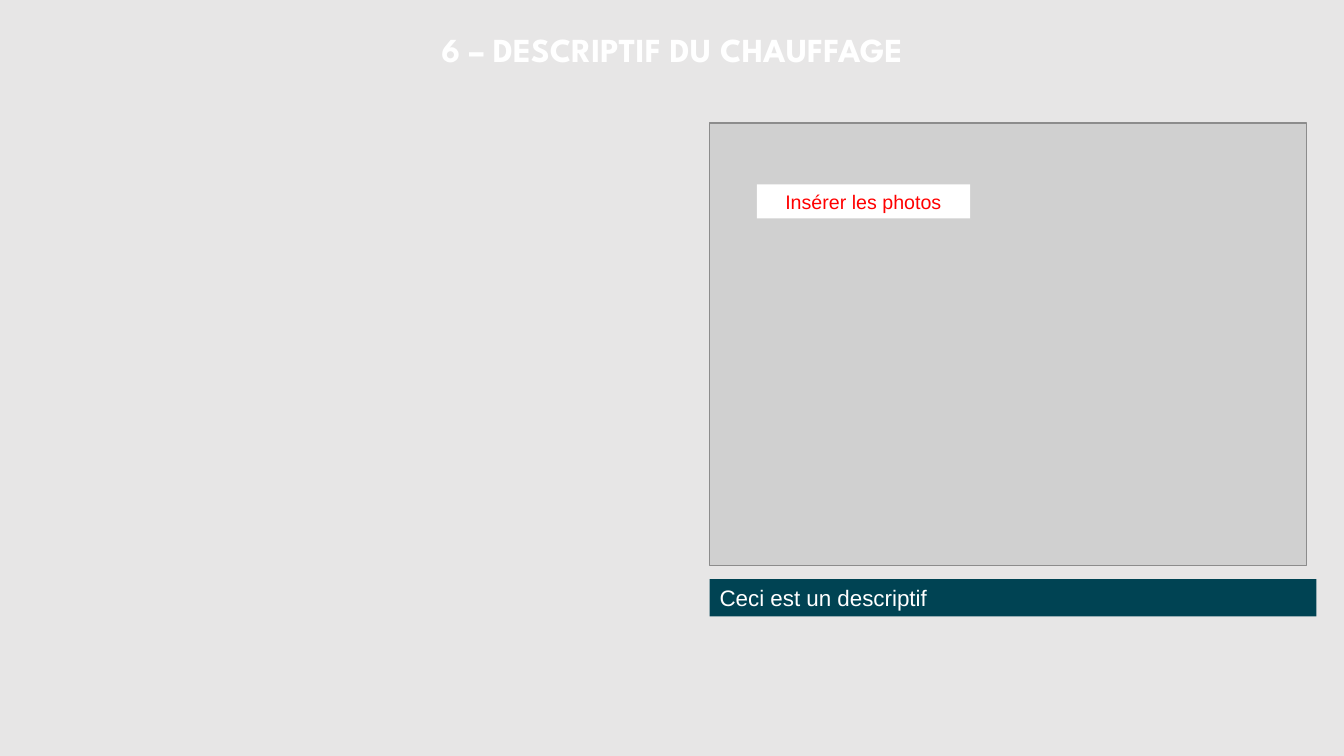
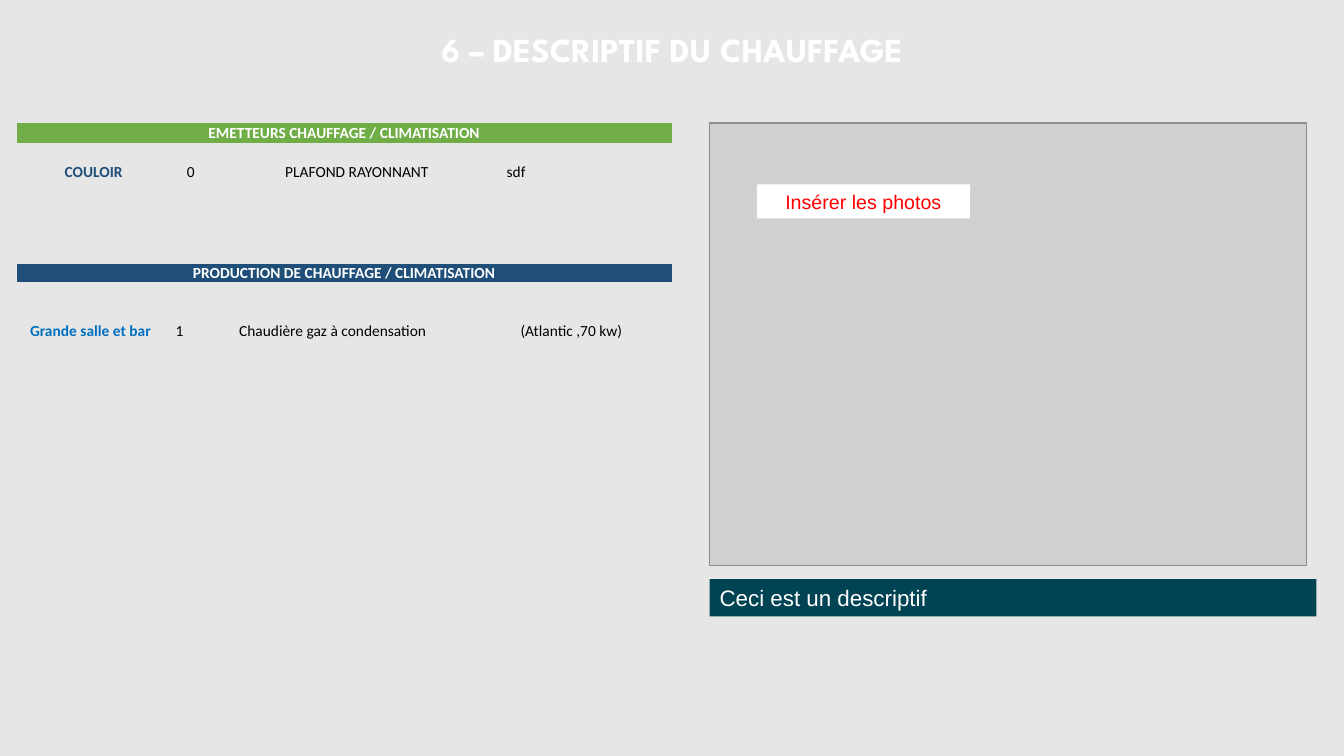
Before and after one commit to sigsieml/super-cep, a slide deck: slide 6 of app/src/main/assets/powerpointvierge.pptx. Drawn at 1344x756 pixels with LibreOffice and Linux fonts; fonts in the diff are those of the drawing; grey boxes stand for pictures; background and template pictures are left out. Boxes give left, top, right and bottom in pixels: in the first picture for what was removed or moved away, otherwise in the second. Text is boxed around its words. In the diff, an @@ line names an element or a change of style, - is before the commit and + after.

```diff
--- a/app/src/main/assets/powerpointvierge.pptx
+++ b/app/src/main/assets/powerpointvierge.pptx
@@ table added at [16,123,671,181], 3 rows, 4 columns @@
+EMETTEURS CHAUFFAGE / CLIMATISATION |  |  | 
+ |  |  | 
+COULOIR | 0 | PLAFOND RAYONNANT | sdf
@@ table added at [16,264,673,362], 3 rows, 4 columns @@
+PRODUCTION DE CHAUFFAGE / CLIMATISATION |  |  | 
+ |  |  | 
+Grande salle et bar | 1 | Chaudière gaz à condensation | (Atlantic ,70 kw)
```
Also in this commit, not shown: 3 other slides changed, 49 other files.
